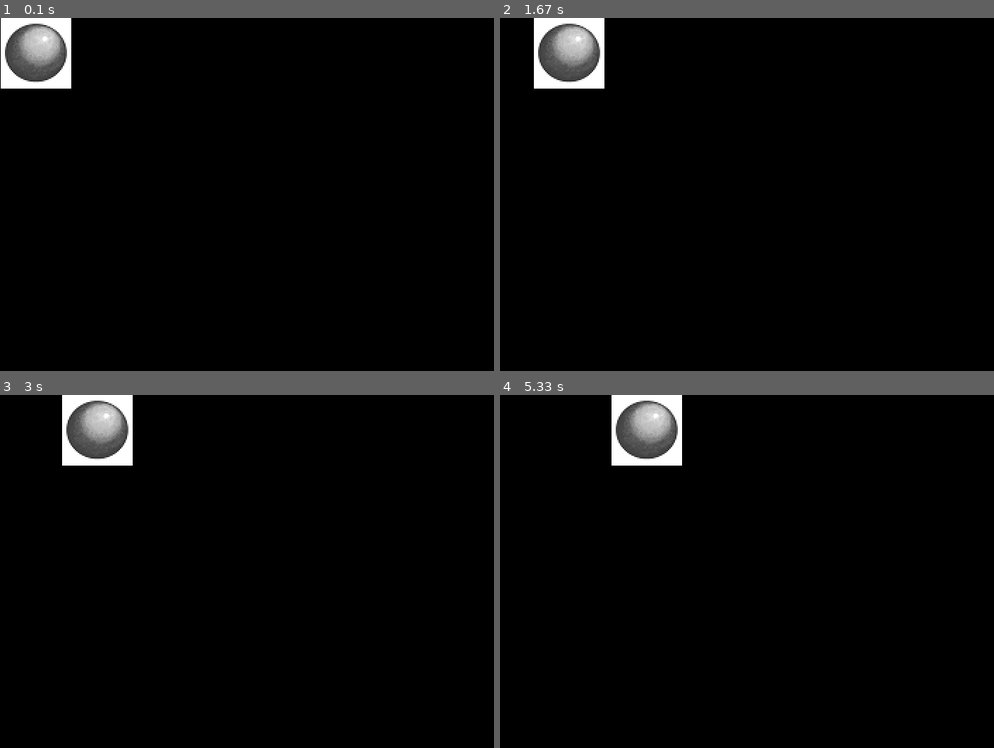
Above: before the commit, frames 1-4 (two rows, left to right).
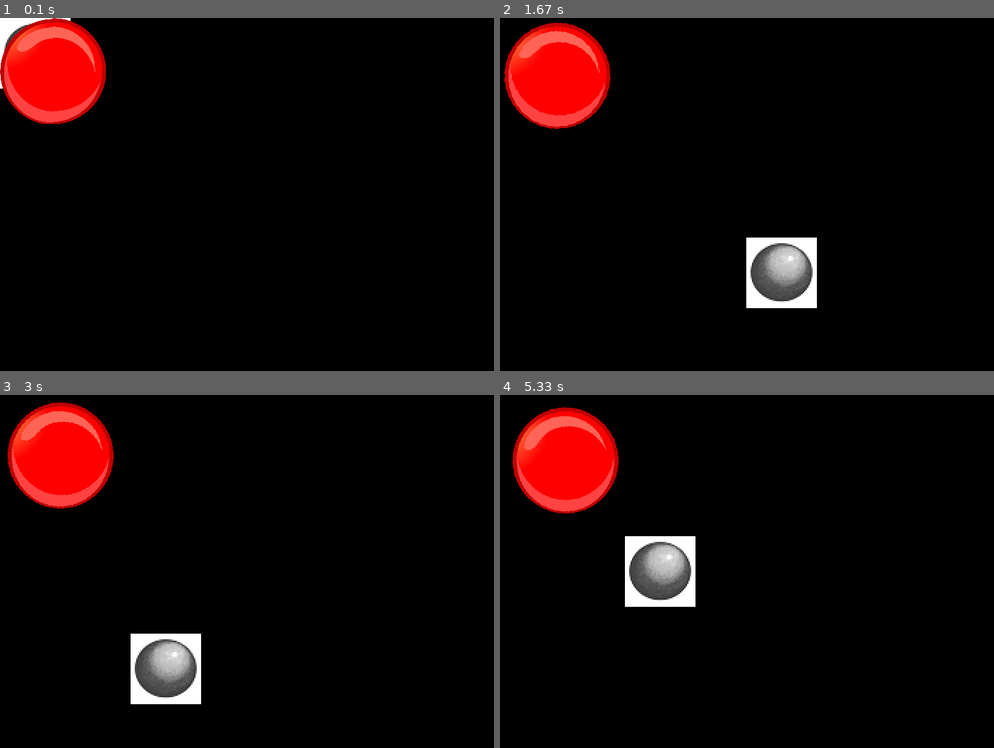
Above: after the commit, the same moments.

Repository: tgsoon2002/SimplifyPygame
Game: pygame game, started from main.py
The game is run twice, just before and just after one commit, with the same random seed, the same clock (stepped at 60 frames per second) and the same inputs.
Inputs (mouse positions are in pixels of both pictures, inside the frame that each line leads up to):
- Up to frame 1 (0.1 s): no input
- Up to frame 2 (1.67 s): click (747, 194) at 0.38 s; click (593, 275) at 0.72 s; click (756, 74) at 1.05 s; click (747, 236) at 1.38 s
- Up to frame 3 (3 s): click (167, 455) at 1.72 s; click (400, 564) at 2.05 s; click (419, 642) at 2.38 s; click (128, 635) at 2.72 s
- Up to frame 4 (5.33 s): click (672, 673) at 3.05 s; click (850, 525) at 3.38 s; click (919, 567) at 3.72 s; click (835, 687) at 4.05 s; click (648, 624) at 4.38 s; click (766, 666) at 4.72 s; click (623, 536) at 5.05 s

The runs differ from the first frame. In frame 1, 5.1% of the frame differs, in the area x 0-22%, y 0-30%; in frame 2, 8.3%; in frame 3, 9.2%; in frame 4, 11%, in the area x 2-40%, y 0-60%.

Commit message:
got the image able to rotate and image not being destroy, need to change little on how to approach that.

Diff:
--- a/BaseObject.py
+++ b/BaseObject.py
@@ -1,21 +1,15 @@
 
 import pygame
+from globalData import *
 
 
-class BaseObject(pygame.sprite.Sprite):
-    x = 0
-    y = 0
-    sprite = {}
-    spriteRect = (100, 100)
-    mainScreen = {}
+class BaseObject:
 
     def __init__(self, screen, width=100, height=100):
-        pygame.sprite.Sprite.__init__(self)
-        self.image = pygame.Surface([width, height])
-        self.rect = self.image.get_rect()
         self.mainScreen = screen
-        x = 0
-        y = 0
+        self.rect = (width, height)
+        self.x = 0
+        self.y = 0
         self.Start()
 
     def Start(self):
@@ -23,3 +17,22 @@
 
     def Update(self):
         pass
+
+    def Collision_Check(self, target):
+        if (self.rect[0] < target.rect[0] + target.rect[2] and
+            self.rect[0] + self.rect[2] > target.rect[0] and
+                self.rect[1] < target.rect[1] + target.rect[3] and
+                self.rect[1] + self.rect[3] > target.rect[1]):
+            print("collide")
+
+    def SetSrpite(self, spriteName):
+        self.basesprite = get_image('Sprite/'+spriteName)
+        self.basesprite = pygame.transform.scale(self.basesprite, (self.rect))
+        self.sprite = self.basesprite
+        self.rect = self.sprite.get_rect()
+
+    def RotatteObject(self, angle):
+        self.sprite = pygame.transform.rotate(self.basesprite, angle)
+        # self.sprite = pygame.transform.scale(
+        #     self.sprite, (self.rect[2], self.rect[3]))
+        print(self.rect)
--- a/Obj_Player.py
+++ b/Obj_Player.py
@@ -5,14 +5,18 @@
 class Obj_Player(BaseObject):
 
     def Start(self):
+
         # set the sprite for the object
-        self.sprite = get_image('Sprite/ball.png')
+        self.SetSrpite("ball.png")
         # scale down the size of object.
-        self.sprite = pygame.transform.scale(self.sprite, self.spriteRect)
+        print(self.rect)
+        # self.sprite = pygame.transform.rotate(self.sprite, 45)
+        # self.RotatteObject(45)
 
-    def Update(self):
-        self.mainScreen.blit(self.sprite, (self.x, self.y))
-        self.x = self.x+1
+    def update(self):
+        (self.rect[0], self.rect[1]) = MOUSE_EVENT[MOUSE_POSITION]
+        self.mainScreen.blit(self.sprite, (self.rect[0], self.rect[1]))
+
         if MOUSE_EVENT[MOUSE_LEFT_BUTTON]:
             print(MOUSE_EVENT[MOUSE_POSITION])
         if KEYBOARD[pygame.K_a]:
--- /dev/null
+++ b/Obj_Redball.py
@@ -0,0 +1,18 @@
+from BaseObject import BaseObject
+
+
+class Obj_Player(BaseObject):
+
+    def Start(self):
+        # set the sprite for the object
+        self.SetSrpite("redBall.png")
+        # scale down the size of object.
+        self.offSet = 0
+        print(self.rect)
+        # self.RotatteObject(29)
+
+    def update(self):
+        self.offSet += 0.1
+        self.RotatteObject(self.offSet)
+        print(self.offSet)
+        self.mainScreen.blit(self.sprite, (self.rect[0], self.rect[1]))
--- a/main.py
+++ b/main.py
@@ -2,6 +2,7 @@
 from globalData import *
 import BaseObject
 import Obj_Player
+import Obj_Redball
 
 pygame.init()
 size = (700, 500)
@@ -11,9 +12,10 @@
 clock = pygame.time.Clock()
 
 player = Obj_Player.Obj_Player(screen)
+ball = Obj_Redball.Obj_Player(screen, 150, 150)
 NewObject(player)
-
-
+NewObject(ball)
+pygame.mouse.set_visible(0)
 while quit_attempt != True:
     for event in pygame.event.get():
         quit_attempt = False
@@ -34,9 +36,9 @@
             keys[event.key % 255] = 0
         # this part can be use for other key event.
     screen.fill(BLACK)
-
     dt = clock.tick(30)
     for obj in listObject:
-        obj.Update()
+        obj.update()
+    player.Collision_Check(ball)
 
     pygame.display.flip()
